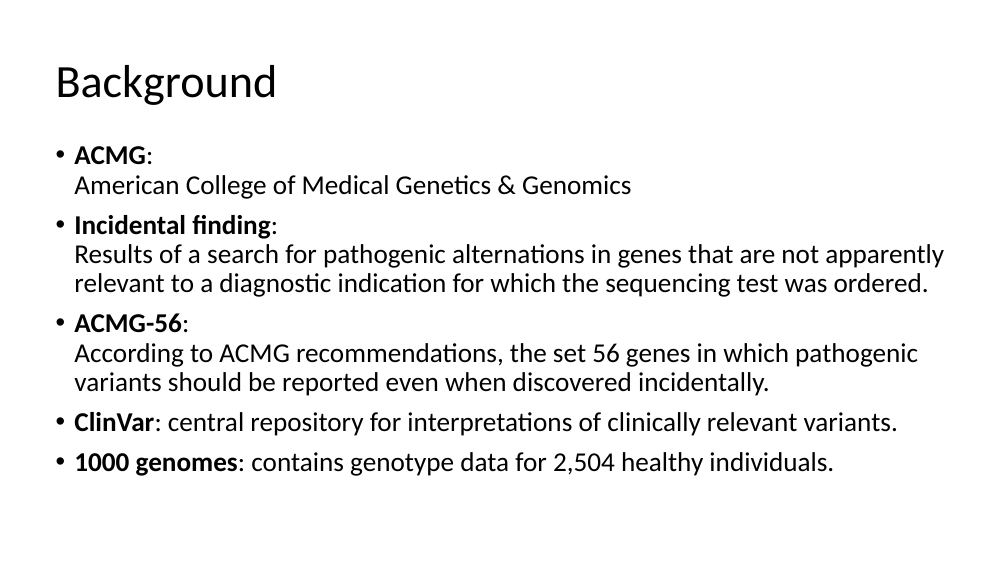
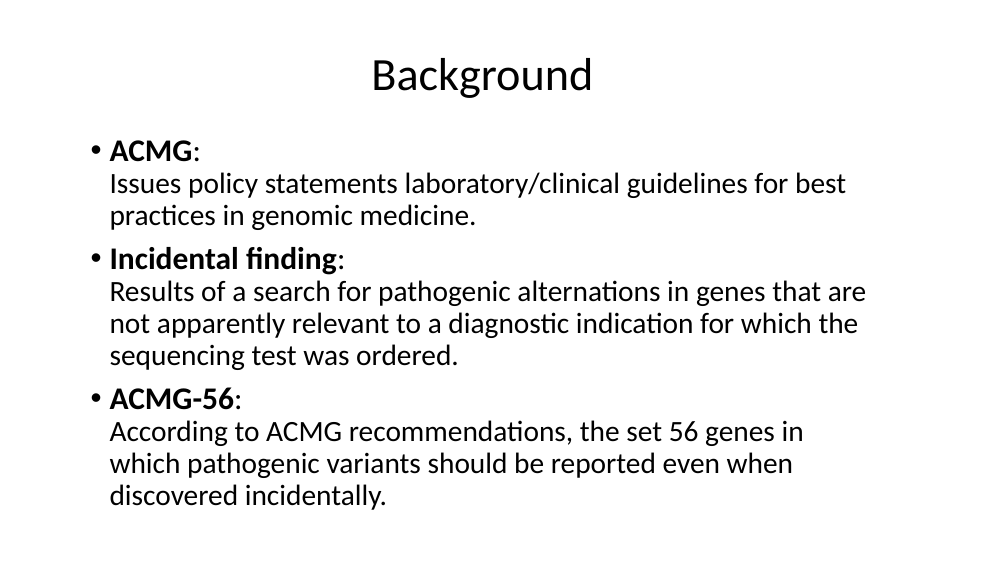
Before and after one commit to dfan/HST-2016, a slide deck: slide 2 of week_7/For_Zak_7_28.pptx. Drawn at 1008x567 pixels with LibreOffice and Linux fonts; fonts in the diff are those of the drawing. Boxes give left, top, right and bottom in pixels: in the first picture for what was removed or moved away, otherwise in the second. Text is boxed around its words. In the diff, an @@ line names an element or a change of style, - is before the commit and + after.

```diff
--- a/week_7/For_Zak_7_28.pptx
+++ b/week_7/For_Zak_7_28.pptx
@@ title "Background": place and size @@
-title "Background" at [56, 65, 278, 105]
+title "Background" at [371, 58, 593, 98]
@@ title "Background" at [371, 58, 593, 98]: alignment left to centre @@
@@ text "ACMG: Issues policy statements laboratory/clinical ...": place and size @@
-text "ACMG: Issues policy statements laboratory/clinical ..." at [74, 146, 944, 476]
+text "ACMG: Issues policy statements laboratory/clinical ..." at [110, 140, 867, 510]
@@ text at [110, 140, 846, 230]: text changed; size 25.9 to 28 pt @@
-• ACMG:
-  American College of Medical Genetics & Genomics
+• ACMG:
+  Issues policy statements laboratory/clinical guidelines for best practices in genomic medicine.
@@ text at [110, 247, 867, 510]: size 25.9 to 30 pt in "Incidental finding:", "ACMG-56:"; size 25.9 to 28 pt in "Results of a search for pathogenic alternations ...", "According to ACMG recommendations, the set 56 ..." @@
@@ text at [74, 412, 898, 476]: paragraphs removed @@
-• ClinVar: central repository for interpretations of clinically relevant variants.
-• 1000 genomes: contains genotype data for 2,504 healthy individuals.
```
Also in this commit, not shown: 12 other slides changed, 9 slides added, 3 slides removed, 6 other files.
